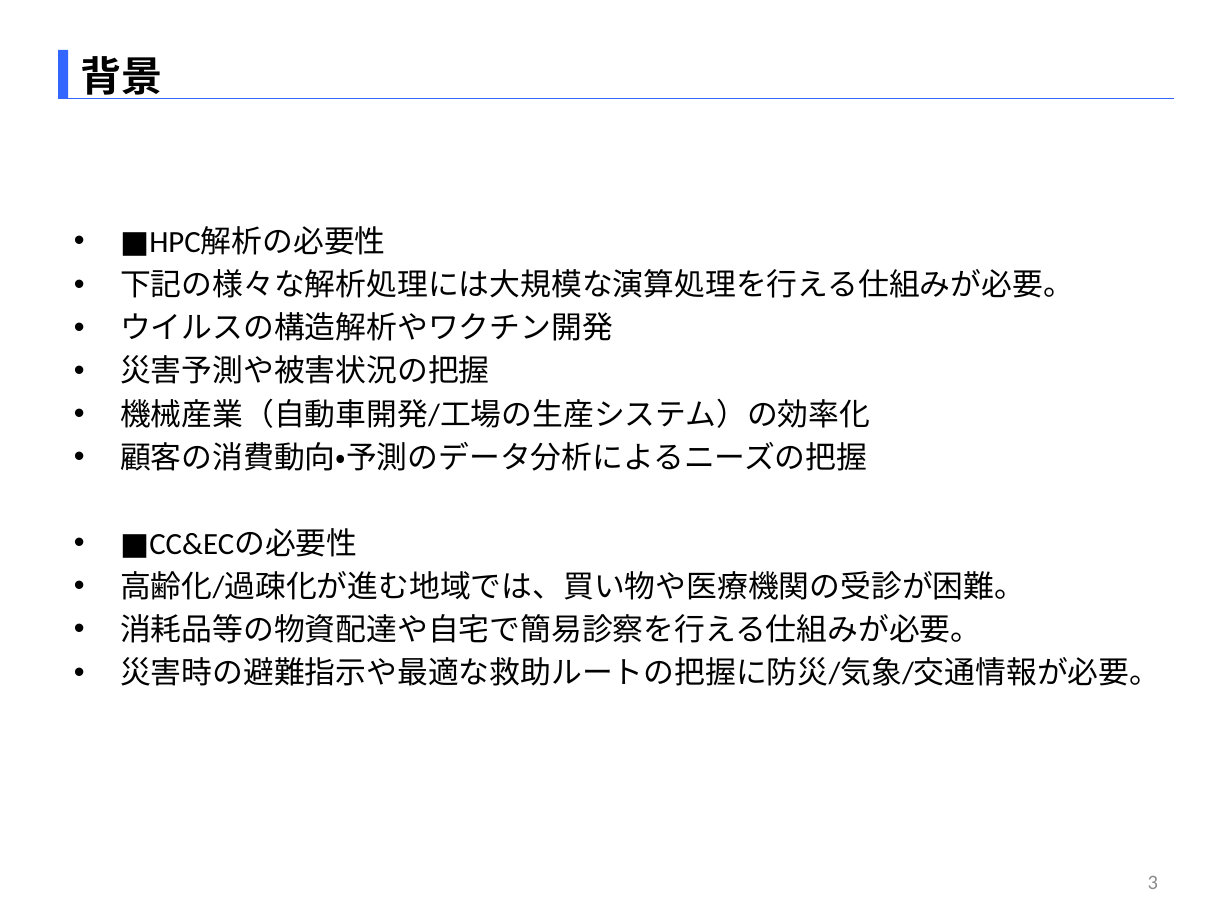
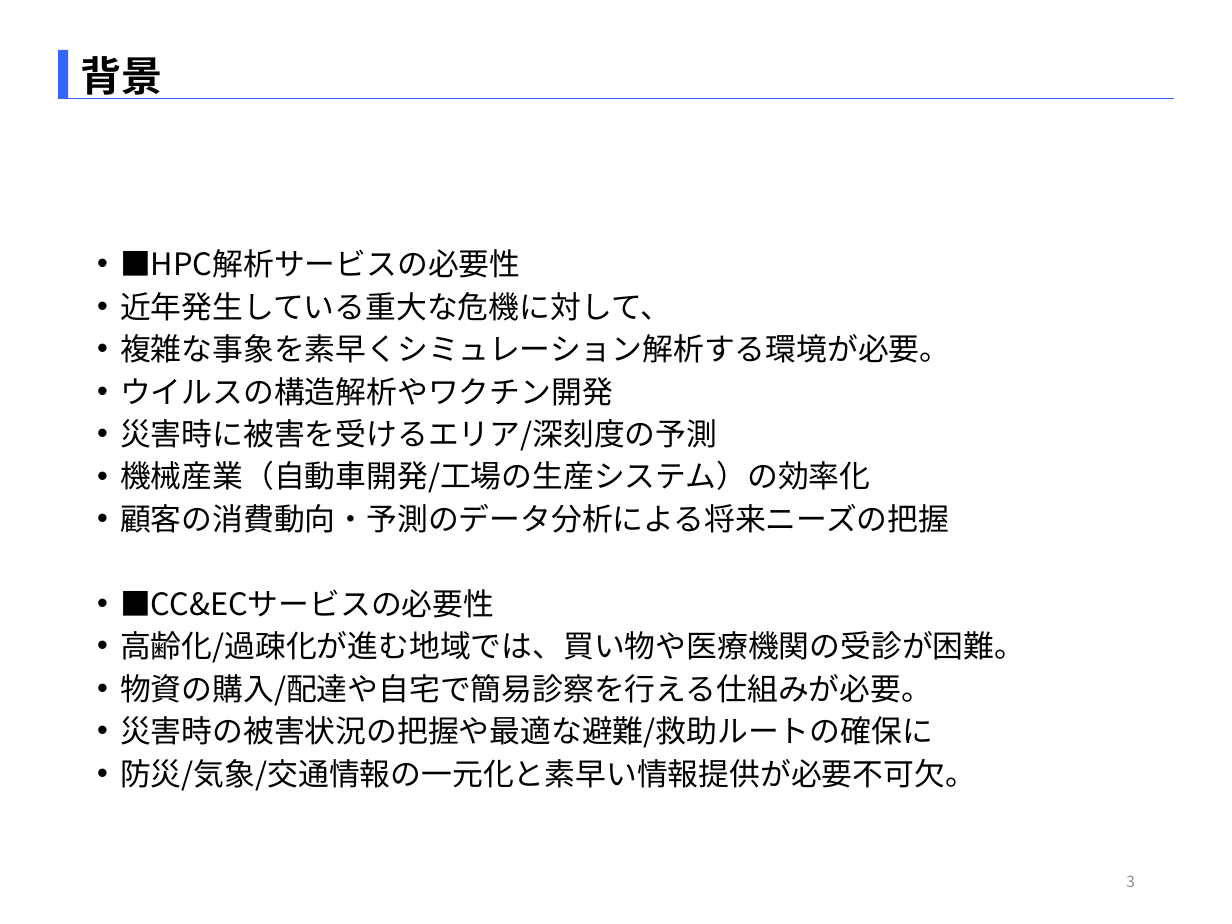
Before and after one commit to SITH-YN/PythonTool, a slide deck: slide 3 of Temp/EMB本部_中村洋太_290863_[HPC解析_CC&ECサービス].pptx. Drawn at 1232x924 pixels with LibreOffice and Linux fonts; fonts in the diff are those of the drawing. Boxes give left, top, right and bottom in pixels: in the first picture for what was removed or moved away, otherwise in the second. Text is boxed around its words. In the diff, an @@ line names an element or a change of style, - is before the commit and + after.

```diff
--- a/Temp/EMB本部_中村洋太_290863_[HPC解析_CC&ECサービス].pptx
+++ b/Temp/EMB本部_中村洋太_290863_[HPC解析_CC&ECサービス].pptx
@@ text "■HPC解析サービスの必要性": place and size @@
-text "■HPC解析サービスの必要性" at bbox=[120, 227, 1160, 686]
+text "■HPC解析サービスの必要性" at bbox=[120, 249, 1025, 791]
@@ text at bbox=[120, 249, 950, 363]: text changed; font Calibri to Noto Sans CJK JP @@
-• ■HPC解析の必要性
-• 下記の様々な解析処理には大規模な演算処理を行える仕組みが必要。
+• ■HPC解析サービスの必要性
+• 近年発生している重大な危機に対して、
+• 複雑な事象を素早くシミュレーション解析する環境が必要。
@@ text at bbox=[120, 377, 1025, 663]: font Calibri to Noto Sans CJK JP in "ウイルスの構造解析やワクチン開発", "機械産業（自動車開発/工場の生産システム）の効率化", "高齢化/過疎化が進む地域では、買い物や医療機関の受診が困難。"; indent changed; line spacing 1 to 0.8; more space between paragraphs @@
@@ text at bbox=[120, 419, 717, 451]: text changed; font Calibri to Noto Sans CJK JP @@
-• 災害予測や被害状況の把握
+• 災害時に被害を受けるエリア/深刻度の予測
@@ text at bbox=[120, 504, 949, 618]: text changed; font Calibri to Noto Sans CJK JP @@
-• 顧客の消費動向・予測のデータ分析によるニーズの把握
-• ■CC&ECの必要性
+• 顧客の消費動向・予測のデータ分析による将来ニーズの把握
+• ■CC&ECサービスの必要性
@@ text at bbox=[120, 674, 976, 791]: text changed; font Calibri to Noto Sans CJK JP @@
-• 消耗品等の物資配達や自宅で簡易診察を行える仕組みが必要。
-• 災害時の避難指示や最適な救助ルートの把握に防災/気象/交通情報が必要。
+• 物資の購入/配達や自宅で簡易診察を行える仕組みが必要。
+• 災害時の被害状況の把握や最適な避難/救助ルートの確保に
+• 防災/気象/交通情報の一元化と素早い情報提供が必要不可欠。
@@ page number: place and size @@
-page number at bbox=[1148, 876, 1158, 889]
+page number at bbox=[1126, 875, 1135, 887]
@@ page number at bbox=[1126, 875, 1135, 887]: size 12 to 9 pt, font Calibri to Noto Sans CJK JP @@
```
Also in this commit, not shown: 9 other slides changed, 3 slides added, 1 slide removed.
